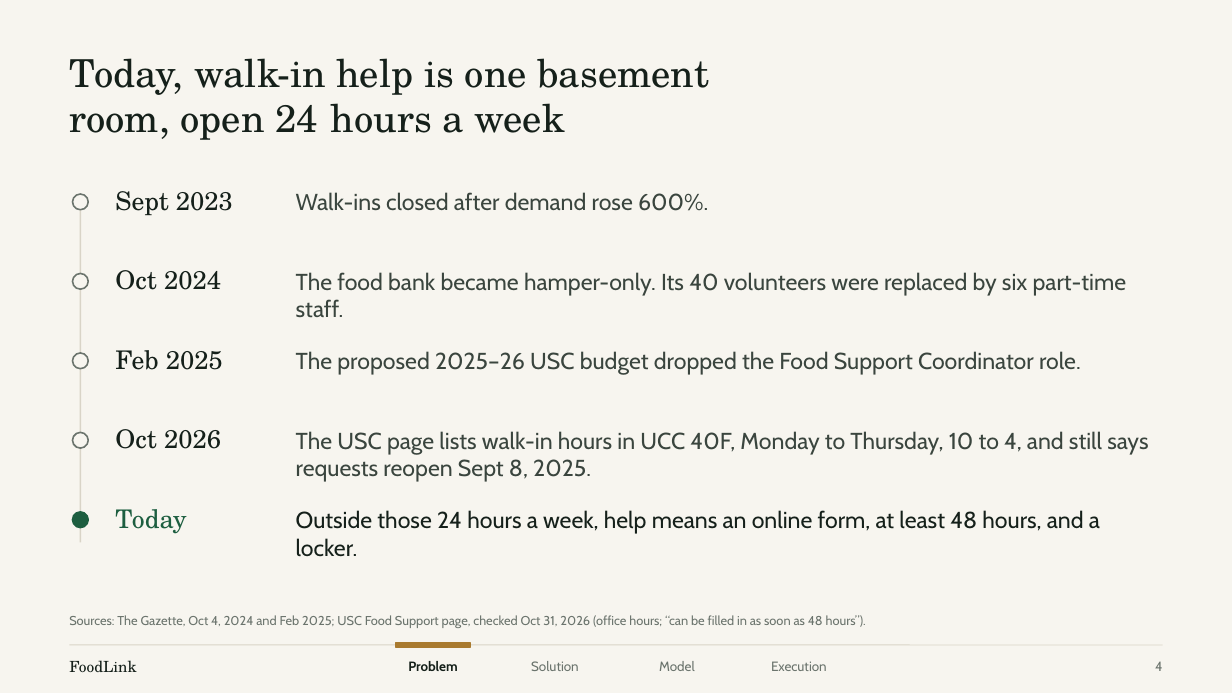
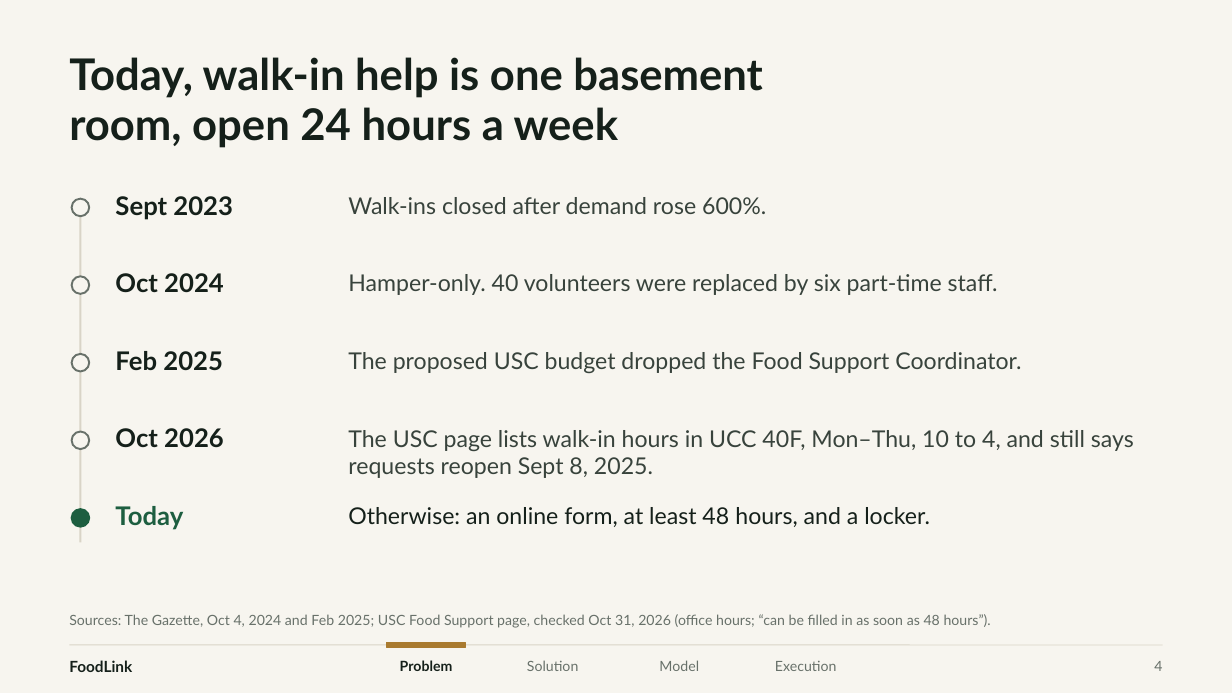
Before and after one commit to xingexu/aspire, a slide deck: slide 4 of deck/PBSN_ASPIRE_FoodLink.pptx. Drawn at 1232x693 pixels with LibreOffice and Linux fonts; fonts in the diff are those of the drawing. Boxes give left, top, right and bottom in pixels: in the first picture for what was removed or moved away, otherwise in the second. Text is boxed around its words. In the diff, an @@ line names an element or a change of style, - is before the commit and + after.

```diff
--- a/deck/PBSN_ASPIRE_FoodLink.pptx
+++ b/deck/PBSN_ASPIRE_FoodLink.pptx
@@ title "Today, walk-in help is one ..." at box(69, 57, 763, 148): size 30 to 34 pt, font TeX Gyre Schola to Lato, bold on; line spacing 0.98 to 0.95 @@
@@ outline #6B746D 1.25 pt to #68716A 1.5 pt in 3 elements at box(72, 354, 90, 372), box(72, 276, 90, 294), box(72, 199, 90, 216) @@
@@ ellipse: place and size @@
-ellipse at box(73, 194, 89, 210)
+ellipse at box(72, 199, 90, 216)
@@ line moved from (80, 196) - (80, 543) to (80, 201) - (80, 543) @@
@@ line (80, 201) - (80, 543): stroke #D9D4C7 1.25 pt to #D9D4C7 1.5 pt @@
@@ text "Walk-ins closed after demand rose ...": place and size @@
-text "Walk-ins closed after demand rose ..." at box(296, 192, 708, 211)
+text "Walk-ins closed after demand rose ..." at box(348, 197, 766, 214)
@@ text "Walk-ins closed after demand rose ..." at box(348, 197, 766, 214): font Cabin to Lato, text colour #3A453E to #38433C @@
@@ ellipse: place and size @@
-ellipse at box(73, 274, 89, 289)
+ellipse at box(72, 276, 90, 294)
@@ text at box(348, 274, 998, 295): text changed; font Cabin to Lato; text colour #3A453E to #38433C @@
-The food bank became hamper-only. Its 40 volunteers were replaced by six part-time staff.
+Hamper-only. 40 volunteers were replaced by six part-time staff.
@@ text at box(348, 352, 1021, 373): text changed; font Cabin to Lato; text colour #3A453E to #38433C @@
-The proposed 2025–26 USC budget dropped the Food Support Coordinator role.
+The proposed USC budget dropped the Food Support Coordinator.
@@ text at box(348, 430, 1134, 478): text changed; font Cabin to Lato; text colour #3A453E to #38433C @@
-The USC page lists walk-in hours in UCC 40F, Monday to Thursday, 10 to 4, and still says requests reopen Sept 8, 2025.
+The USC page lists walk-in hours in UCC 40F, Mon–Thu, 10 to 4, and still says requests reopen Sept 8, 2025.
@@ ellipse at box(72, 509, 90, 527): outline #1D5E40 1.25 pt to #1D5E40 1.5 pt @@
@@ text at box(348, 507, 930, 527): text changed; font Cabin to Lato @@
-Outside those 24 hours a week, help means an online form, at least 48 hours, and a locker.
+Otherwise: an online form, at least 48 hours, and a locker.
@@ text "Sources: The Gazette, Oct 4, ..." at box(69, 614, 991, 628): size 10 to 11 pt, font Cabin to Lato, text colour #6B746D to #68716A @@
@@ font TeX Gyre Schola to Lato, bold on in 6 elements at box(115, 351, 223, 371), box(115, 428, 224, 448), box(115, 273, 224, 293), box(115, 506, 183, 530), box(115, 196, 233, 220), box(69, 660, 132, 672) @@
@@ text "Problem": place and size @@
-text "Problem" at box(408, 661, 457, 671)
+text "Problem" at box(400, 660, 453, 671)
@@ text "Problem" at box(400, 660, 453, 671): size 10.5 to 11 pt, font Cabin to Lato @@
@@ rectangle: place and size @@
-rectangle at box(396, 643, 470, 648)
+rectangle at box(387, 643, 466, 648)
@@ size 10.5 to 11 pt, font Cabin to Lato, text colour #6B746D to #68716A in 4 elements at box(1154, 661, 1162, 671), box(527, 660, 578, 671), box(659, 660, 699, 671), box(775, 661, 837, 671) @@
```
Also in this commit, not shown: 19 other slides changed, 18 other files.
